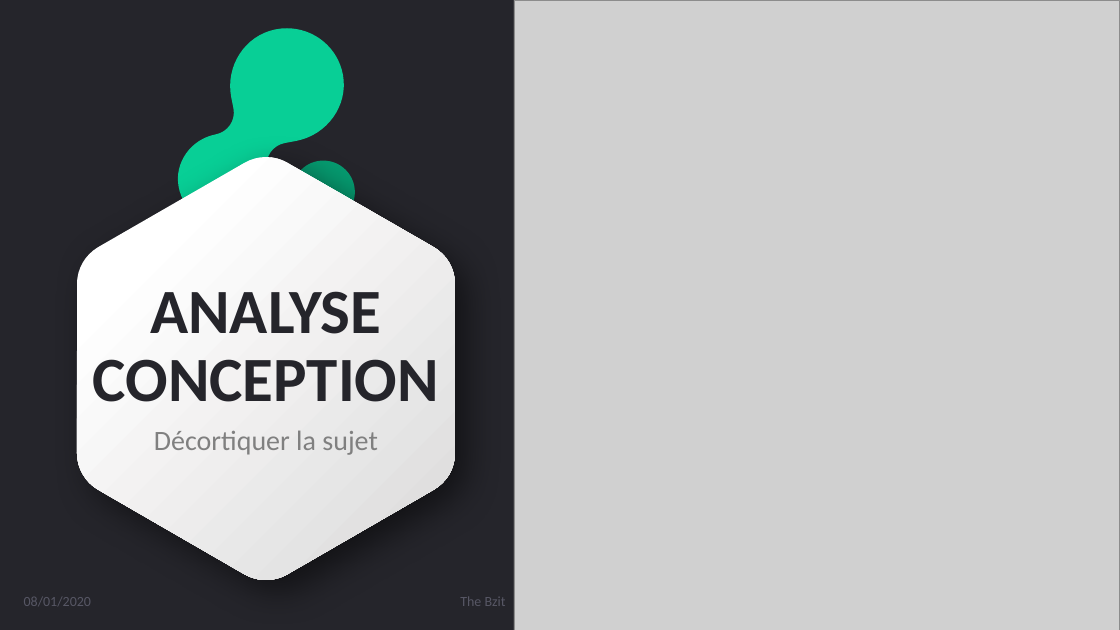
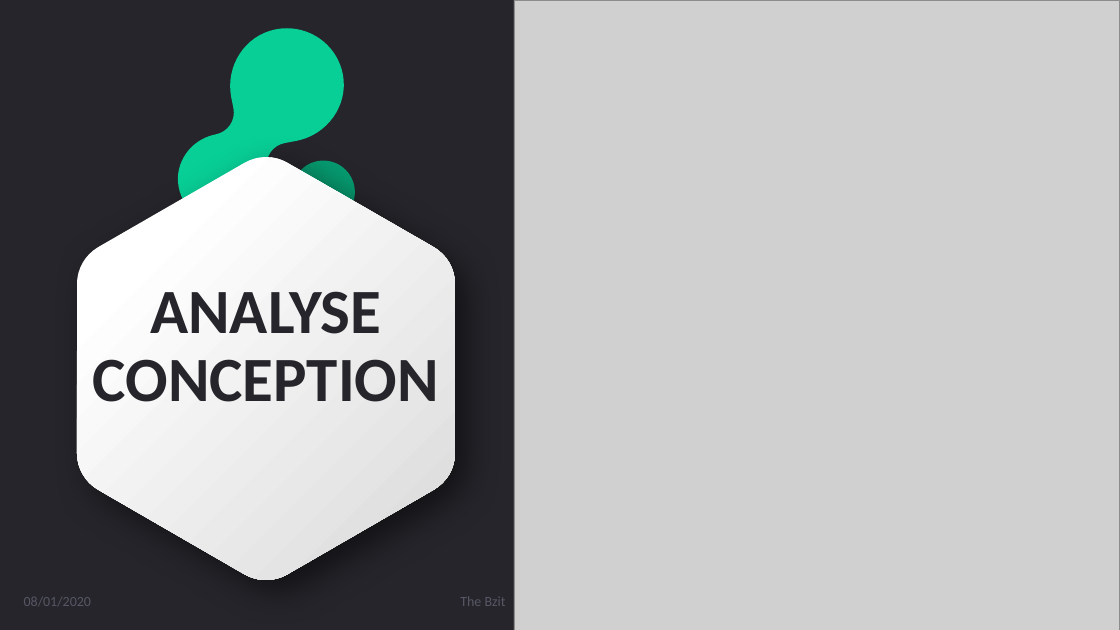
Before and after one commit to djuhnix/projet-s3, a slide deck: slide 8 of docs/Présentation projet soutenance.pptx. Drawn at 1120x630 pixels with LibreOffice and Linux fonts; fonts in the diff are those of the drawing; grey boxes stand for pictures. Boxes give left, top, right and bottom in pixels: in the first picture for what was removed or moved away, otherwise in the second. Text is boxed around its words. In the diff, an @@ line names an element or a change of style, - is before the commit and + after.

```diff
--- a/docs/Présentation projet soutenance.pptx
+++ b/docs/Présentation projet soutenance.pptx
@@ text removed at (154,430,378,455) @@
-Décortiquer la sujet
```
Also in this commit, not shown: 3 other slides changed.
